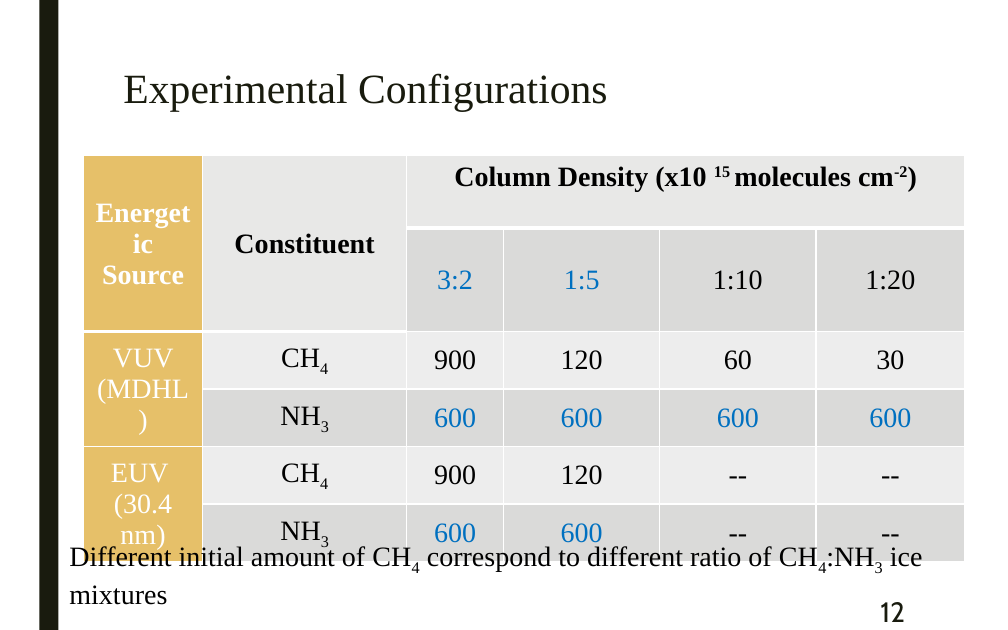
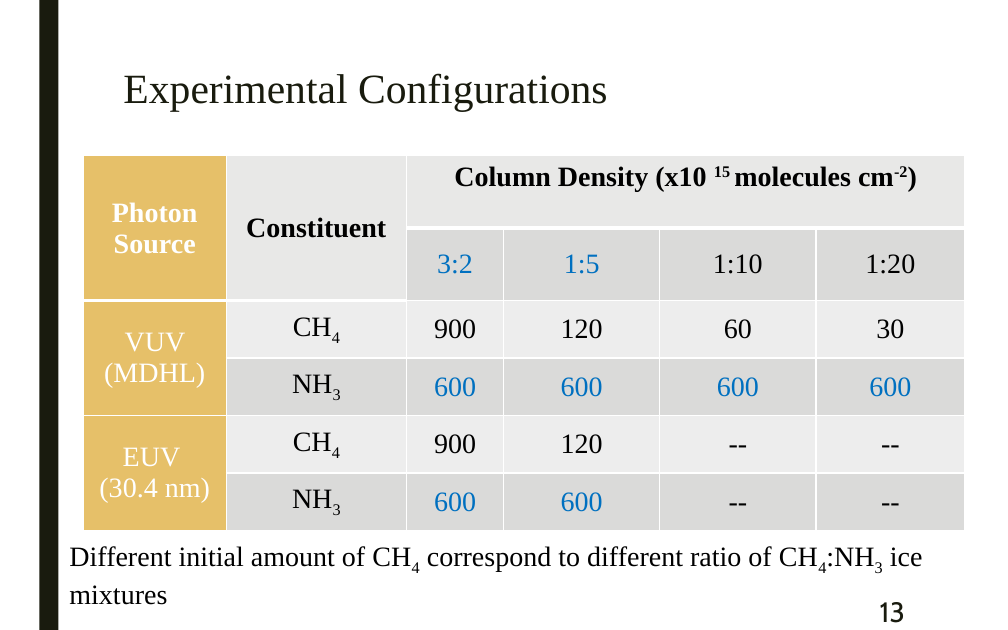
Before and after one commit to samuello1228/lily, a slide deck: slide 13 of doc/VUV and EUV irradiation of CH4 + NH3.pptx (slide 12 before the commit). Drawn at 1008x630 pixels with LibreOffice and Linux fonts; fonts in the diff are those of the drawing. Boxes give left, top, right and bottom in pixels: in the first picture for what was removed or moved away, otherwise in the second. Text is boxed around its words. In the diff, an @@ line names an element or a change of style, - is before the commit and + after.

```diff
--- a/doc/VUV and EUV irradiation of CH4 + NH3.pptx
+++ b/doc/VUV and EUV irradiation of CH4 + NH3.pptx
@@ table at [84,156,966,521] @@
-row 1, column 1: Energetic Source
+row 1, column 1: Photon Source
@@ page number at [880,602,905,623]: text changed @@
-12
+13
```
Also in this commit, not shown: 9 other slides changed, 1 other file.
